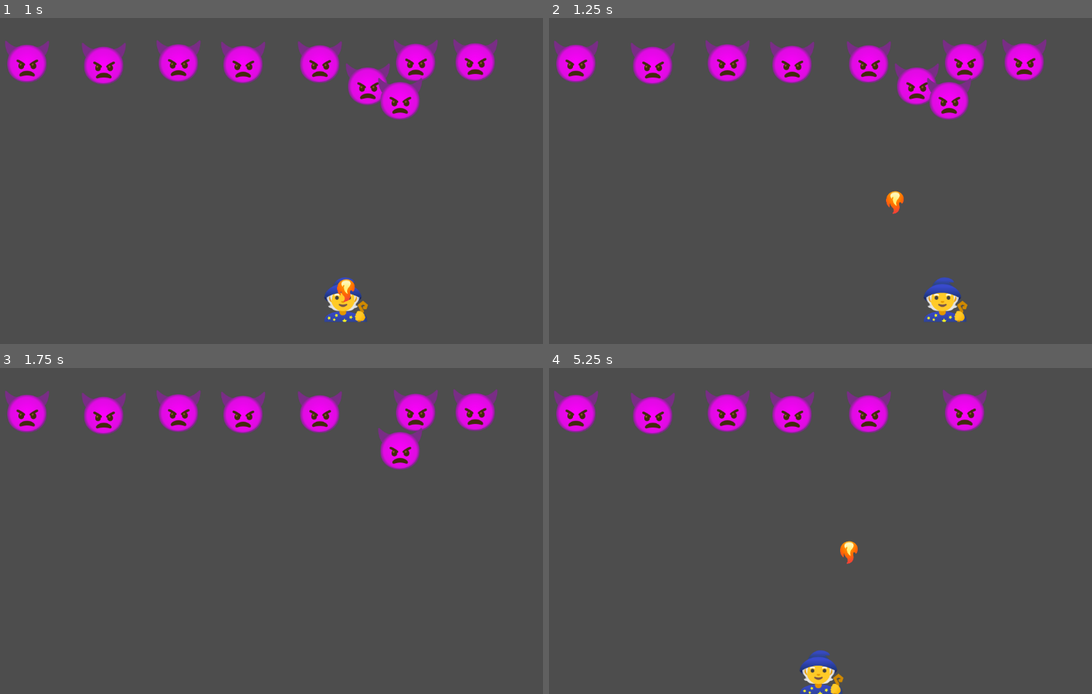
Above: before the commit, frames 1-4 (two rows, left to right).
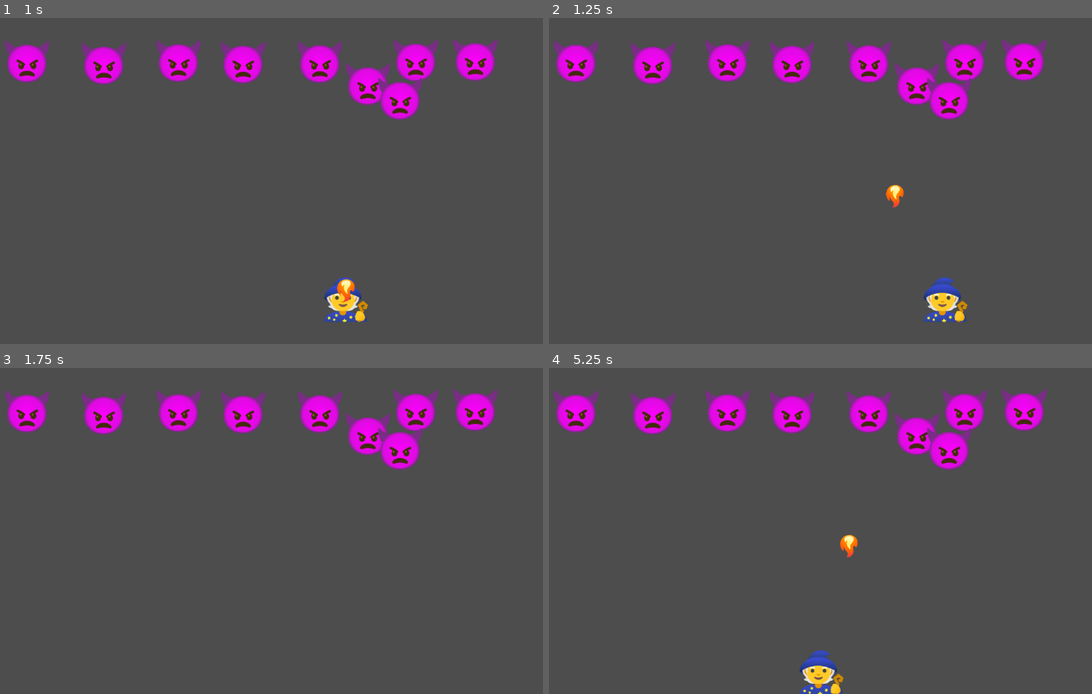
Above: after the commit, the same moments.

Repository: FellowshipOfTheGame/Shmup
Game: Godot game, scene res://Scenes/game.tscn
The game is run twice, just before and just after one commit, with the same random seed, the same clock (stepped at 60 frames per second) and the same inputs.
Inputs:
- Up to frame 1 (1 s): tap Enter at 0.5 s; hold D (right) from 0.53 s (still down)
- Up to frame 2 (1.25 s): keep holding D (right)
- Up to frame 3 (1.75 s): release D (right) at 1.28 s; hold S (down) from 1.28 s (still down)
- Up to frame 4 (5.25 s): tap Space at 2 s; release S (down) at 2.03 s; hold D (right) 2.03-2.78 s; hold W (up) 2.78-3.53 s; tap Enter at 3.5 s; hold A (left) 3.53-5.03 s; hold S (down) from 5.03 s (still down)

Frame 1 is identical in both runs. In frame 2, 0.2% of the frame differs, in the area x 62-66%, y 51-61%; in frame 3, 0.7%; in frame 4, 2.4%, in the area x 53-92%, y 6-61%.

Commit message:
weapon modularity
add- weapons now load their stats from a child node
add- when shooting, weapons pass the bullet's stats

Diff:
--- a/Scenes/enemy.tscn
+++ b/Scenes/enemy.tscn
@@ -18,7 +18,6 @@
 
 [node name="CollisionShape2D" type="CollisionShape2D" parent="."]
 position = Vector2(0, -2)
-scale = Vector2(1, 1)
 shape = SubResource("CircleShape2D_ne65n")
 
 [node name="Health" type="Node" parent="."]
--- a/Scenes/weapon.tscn
+++ b/Scenes/weapon.tscn
@@ -1,8 +1,11 @@
-[gd_scene load_steps=2 format=3 uid="uid://bymmrt877w8sg"]
+[gd_scene load_steps=3 format=3 uid="uid://bymmrt877w8sg"]
 
 [ext_resource type="Script" uid="uid://dkqjuuxsocb6r" path="res://Scripts/weapon.gd" id="1_er6cq"]
+[ext_resource type="PackedScene" uid="uid://cdketac5g2oc8" path="res://Scripts/WeaponLevels/w_default_1.tscn" id="2_qv81b"]
 
 [node name="Weapon" type="Node2D"]
 script = ExtResource("1_er6cq")
 
 [node name="BulletHolder" type="Node" parent="."]
+
+[node name="WDefault1" parent="." instance=ExtResource("2_qv81b")]
--- a/Scenes/witch.tscn
+++ b/Scenes/witch.tscn
@@ -1,6 +1,6 @@
 [gd_scene load_steps=5 format=3 uid="uid://dwgyk3mxpxioo"]
 
-[ext_resource type="Script" uid="uid://btpvv7vomy3jd" path="res://Scripts/witch.gd" id="1_61xru"]
+[ext_resource type="Script" uid="uid://btpvv7vomy3jd" path="res://Scripts/witch_movement.gd" id="1_61xru"]
 [ext_resource type="Texture2D" uid="uid://8foucwjrlk07" path="res://Sprites/witch.png" id="2_rrl02"]
 [ext_resource type="PackedScene" uid="uid://bymmrt877w8sg" path="res://Scenes/weapon.tscn" id="3_rrl02"]
 
--- /dev/null
+++ b/Scripts/WeaponLevels/w_default_1.tscn
@@ -0,0 +1,8 @@
+[gd_scene load_steps=3 format=3 uid="uid://cdketac5g2oc8"]
+
+[ext_resource type="Script" uid="uid://67eqj4gemx2d" path="res://Scripts/weapon_level_default.gd" id="1_ho432"]
+[ext_resource type="PackedScene" uid="uid://clhjotdvvnvnu" path="res://Scenes/default_bullet.tscn" id="2_wl017"]
+
+[node name="WDefault1" type="Node"]
+script = ExtResource("1_ho432")
+bullet_scene = ExtResource("2_wl017")
--- a/Scripts/bullet.gd
+++ b/Scripts/bullet.gd
@@ -1,18 +1,19 @@
 extends CharacterBody2D
 
-@export_category("movimentamento")
-@export var speed: int = 700
-@export var damage := 100
+var stats : Dictionary
 @onready var hitbox = $Area2D
 
 func _ready() -> void:
-	velocity = Vector2(0, -speed)
 	hitbox.body_entered.connect(hit)
+
+func set_stats(new_stats: Dictionary) -> void:
+	stats = new_stats
+	velocity = Vector2( 0, -stats["bullet_speed"] )
 
 func _physics_process(delta: float) -> void:
 	move_and_slide() # funcao pra movimentar o player sozinho
 
 func hit(target: Node2D) -> void:
-	print("colidiu")
-	if target.is_in_group("enemy"): target.get_node("Health").take_damage(damage)
-	queue_free()
+	if target.is_in_group("enemy"):
+		target.get_node("Health").take_damage(stats["bullet_damage"])
+	queue_free() # destroy()
--- a/Scripts/weapon.gd
+++ b/Scripts/weapon.gd
@@ -2,18 +2,22 @@
 
 @export_category("tiro")
 @onready var bullet_holder = $BulletHolder
-var bullet = preload("res://Scenes/bullet.tscn")
+var stats : Dictionary
 
 func _ready() -> void:
+	# bullet holder = get_child(0)
+	stats = get_child(1).get_stats()
 	shoot()
 
 func shoot() -> void:
 	while true:
-		await timer(1)
-		var bullet_i = bullet.instantiate()
+		await timer(stats["weapon_fire_time"])
+
+		var bullet_i = stats["bullet_scene"].instantiate()
+		# implementar spread com o stats["weapon_spread"]
+		bullet_i.set_stats(stats)
 		bullet_i.global_position = global_position + Vector2(0,-20)
 		bullet_holder.add_child(bullet_i)
-		print("shoot")
 
 func timer(seconds: float) -> void:
 	await get_tree().create_timer(seconds).timeout
--- /dev/null
+++ b/Scripts/weapon_level_default.gd
@@ -0,0 +1,25 @@
+extends Node
+
+@export var weapon_fire_rate : float = 1
+@export var weapon_spread: float = 0
+@export var bullet_damage : int = 50
+@export var bullet_scene : PackedScene
+@export var bullet_speed : int = 750
+
+func get_stats() -> Dictionary: # GDScript ainda nao tem structs, entao tem que passar um dicionario
+	return {
+		"weapon_fire_time": 1/weapon_fire_rate,
+		"weapon_spread": weapon_spread,
+		"bullet_damage": bullet_damage,
+		"bullet_scene":  bullet_scene,
+		"bullet_speed":  bullet_speed
+	}
+
+# pra dar override nas funcoes dos filhos tem que fazer isso
+#func get_stats() -> Dictionary:
+	## Get base stats from parent
+	#var data = super.get_data()
+	## Add new stats
+	#data["explosion_radius"] = explosion_radius
+	#data["splash_damage"] = splash_damage
+	#return data
Not shown: 2 places in Scenes/default_bullet.tscn that only renumber resources
Not shown, added: Scripts/weapon_level_default.gd.uid
Renamed: Scripts/witch.gd -> Scripts/witch_movement.gd
Renamed: Scripts/witch.gd.uid -> Scripts/witch_movement.gd.uid
